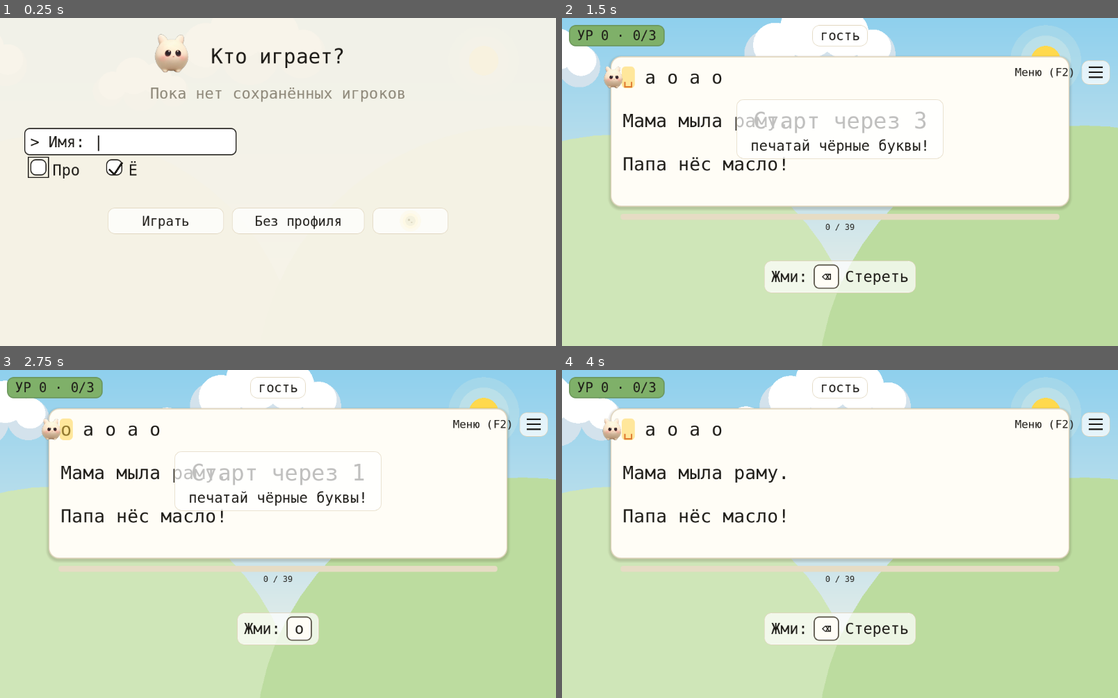
Above: before the commit, frames 1-4 (two rows, left to right).
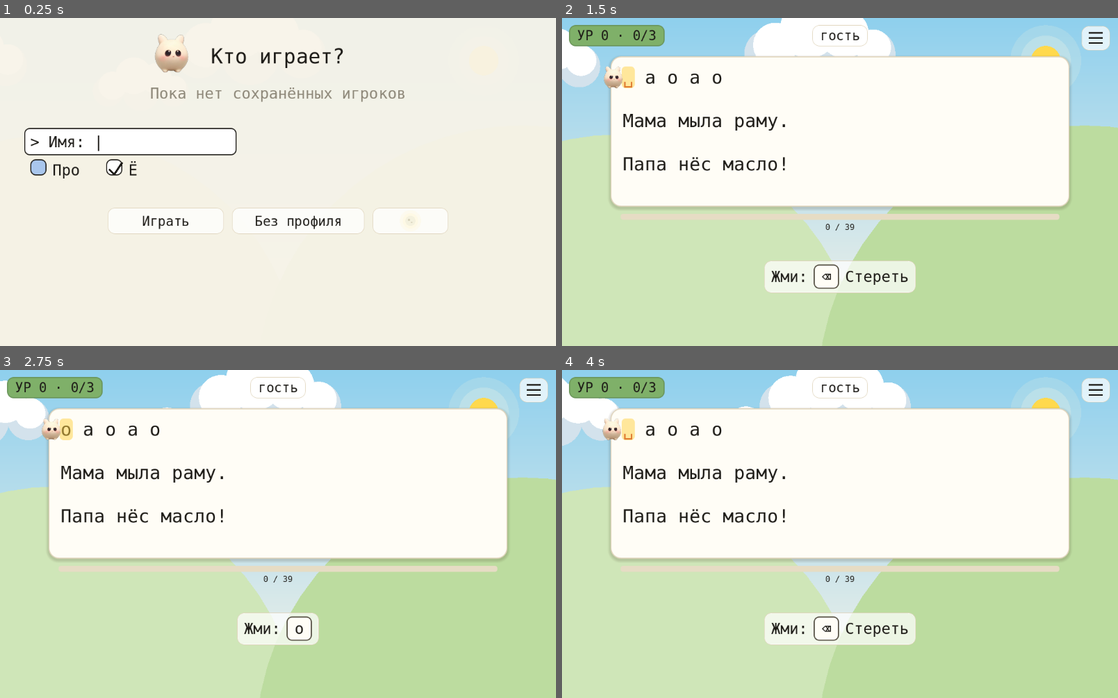
Above: after the commit, the same moments.

Repository: NikitaShubin/ModernBabyType
Game: Godot game, scene res://scenes/main.tscn
The game is run twice, just before and just after one commit, with the same random seed, the same clock (stepped at 60 frames per second) and the same inputs.
Inputs (mouse positions are in pixels of both pictures, inside the frame that each line leads up to):
- Up to frame 1 (0.25 s): no input
- Up to frame 2 (1.5 s): tap Enter at 0.5, 0.6 s; move the mouse to (962, 165) at 0.52 s; hold Right 0.53-1.28 s; click (962, 165) at 0.67 s; tap Space at 0.77, 1.07 s; move the mouse to (728, 198) at 1.27 s; hold Down from 1.28 s (still down); tap Keypad Enter at 1.35 s; click (728, 198) at 1.42 s
- Up to frame 3 (2.75 s): tap Space at 1.52, 1.82 s; move the mouse to (333, 461) at 2.02 s; release Down at 2.03 s; hold Right from 2.03 s (still down); tap Backspace at 2.1 s; click (333, 461) at 2.17 s
- Up to frame 4 (4 s): move the mouse to (812, 599) at 2.77 s; release Right at 2.78 s; hold Up 2.78-3.53 s; tap N at 2.85 s; click (812, 599) at 2.92 s; tap Space at 3.02, 3.32, 3.77 s; move the mouse to (1006, 583) at 3.52 s; hold Left from 3.53 s (still down); tap L at 3.6 s; click (1006, 583) at 3.67 s

The runs differ from the first frame. In frame 1, 0.2% of the frame differs, in the area x 5-9%, y 42-49%; in frame 2, 1.9%, in the area x 31-99%, y 2-44%; in frame 3, 1.9%; in frame 4, 0.8%.

Commit message:
Правки автора 3: HUD только дебаг, дальше по тапу/клавише, звёзды полые с подсказками, Ё, ⌨ не на десктопе, заливка галки, ховер Меню

Diff:
--- a/game/scripts/main.gd
+++ b/game/scripts/main.gd
@@ -456,6 +456,7 @@
 		add_child(menu)
 	menu.visible = true
 	menu_open = true
+	_players_hover = false
 	_set_play_ui(false)
 	# Свежая высота клавиатуры — в меню сразу, не дожидаясь релэяута.
 	menu.set("kb_h", kb_h)
@@ -552,9 +553,13 @@
 	# Геометрия модалки — в _layout_text_lines (каждый кадр): позиция
 	# зависит от скролла. Здесь только кнопки и панели.
 	hud_label.size = Vector2(view_w - margin * 2.0, 70.0 * k)
-	# Кнопки тач-интерфейса: справа вверху, друг под другом.
+	# Кнопки тач-интерфейса: справа вверху, друг под другом. На десктопе
+	# кнопки ⌨ нет, и ≡ едет в освободившийся верхний угол.
 	_kb_rect = Rect2(view_w - 72.0 * k, 16.0 * k, 56.0 * k, 56.0 * k)
-	_players_rect = Rect2(view_w - 72.0 * k, 84.0 * k, 56.0 * k, 48.0 * k)
+	if _is_desktop():
+		_players_rect = Rect2(view_w - 72.0 * k, 16.0 * k, 56.0 * k, 48.0 * k)
+	else:
+		_players_rect = Rect2(view_w - 72.0 * k, 84.0 * k, 56.0 * k, 48.0 * k)
 	_layout_card()
 	_layout_pills()
 	_layout_overlay_panel()
@@ -1509,36 +1514,6 @@
 		x += w + gap
 
 
-## Обратный отсчёт старта — крупно по центру карточки. Раньше жил
-## в табло, которого больше нет: три секунды висит, потом исчезает.
-func _draw_countdown() -> void:
-	if state != "playing" or grace_t <= 0.0:
-		return
-	var fs := int(44.0 * k)
-	var t := "Старт через %d" % int(ceil(grace_t))
-	var tw := mono.get_string_size(t, HORIZONTAL_ALIGNMENT_LEFT, -1.0, fs).x
-	var c := card_p.get_rect().get_center()
-	draw_string(
-		mono, Vector2(c.x - tw * 0.5, c.y - 6.0 * k),
-		t, HORIZONTAL_ALIGNMENT_LEFT, -1.0, fs, _ui_ink()
-	)
-	var fs2 := int(28.0 * k)
-	var sub := "печатай %s буквы!" % ("светлые" if night else "чёрные")
-	var sw := mono.get_string_size(sub, HORIZONTAL_ALIGNMENT_LEFT, -1.0, fs2).x
-	# Подложка-пилюля: без неё крупные буквы ложатся прямо на текст
-	# уровня и строка не читается.
-	var bw := maxf(tw, sw) + 56.0 * k
-	var bh := 44.0 * k + 12.0 * k + 34.0 * k + 28.0 * k
-	draw_style_box(
-		pill_sb,
-		Rect2(c.x - bw * 0.5, c.y - 6.0 * k - 44.0 * k - 14.0 * k, bw, bh)
-	)
-	draw_string(
-		mono, Vector2(c.x - sw * 0.5, c.y + 38.0 * k),
-		sub, HORIZONTAL_ALIGNMENT_LEFT, -1.0, fs2, _ui_ink()
-	)
-
-
 ## Ширина, доступная строке табло: от поля до поля.
 func _hud_avail() -> float:
 	return view_w - margin * 2.0
@@ -1721,7 +1696,6 @@
 	_draw_progress()
 	_draw_cursor_marker()
 	_draw_hint()
-	_draw_countdown()
 	_draw_star_tip()
 	_draw_enemy()
 	# Героя рисуем всегда: на проигрыше у него шок на лице (укололи),
@@ -1739,15 +1713,23 @@
 
 ## Десктоп — там, где нет системной клавиатуры (нет и клавиши F2
 ## на экране, зато есть физическая). Кнопка игроков там подписана.
+## _force_touch включает мобильную раскладку принудительно — для
+## headless-тестов веток с клавиатурой (там фичи нет никогда).
+var _force_touch := false
 func _is_desktop() -> bool:
-	return not DisplayServer.has_feature(DisplayServer.FEATURE_VIRTUAL_KEYBOARD)
+	return not _force_touch and not DisplayServer.has_feature(DisplayServer.FEATURE_VIRTUAL_KEYBOARD)
 
 
 ## Подсказка кнопки игроков: на десктопе словами «Меню (F2)»
 ## (физическая клавиша есть), на телефоне пусто — там значок ≡
-## без слов, клавиши F2 нет.
+## без слов, клавиши F2 нет. Показываем только по наведению мыши,
+## а не постоянно: сбоку от кнопки она лезла на луну и не читалась.
 func _players_hint() -> String:
 	return "Меню (F2)" if _is_desktop() else ""
+
+
+## Мышь наведена на кнопку игроков: подсказка видна, пока наведена.
+var _players_hover := false
 
 
 ## Кнопки тач-интерфейса: ⌨ — вызвать системную клавиатуру, ≡ — игроки.
@@ -1775,7 +1757,7 @@
 			_ui_ink(), 3.0 * k
 		)
 	var ph := _players_hint()
-	if ph != "":
+	if ph != "" and _players_hover:
 		var pfs := int(22.0 * k)
 		var ptw := mono.get_string_size(
 			ph, HORIZONTAL_ALIGNMENT_LEFT, -1.0, pfs
@@ -1808,6 +1790,15 @@
 				tip = i + 1
 		if tip != _star_tip:
 			_star_tip = tip
+			queue_redraw()
+		return
+	# Наведение на кнопку игроков (десктоп): подсказка «Меню (F2)»
+	# видна, пока мышь на кнопке. Пальцем наведения нет — там и клавиши
+	# F2 нет, подсказка не нужна.
+	if event is InputEventMouseMotion and _is_desktop() and not menu_open:
+		var hov := _players_rect.has_point((event as InputEventMouseMotion).position)
+		if hov != _players_hover:
+			_players_hover = hov
 			queue_redraw()
 		return
 	var has_pos := false
@@ -1867,12 +1858,14 @@
 ## Кнопка ⌨: показать системную клавиатуру прямо сейчас, не дожидаясь
 ## смены состояния (ей и так положено быть видимой — исчезла системно).
 func _kb_summon() -> void:
+	# Ручной флаг — до платформенного гейта: намерение вызвано, даже
+	# если показать нечем (десктоп/headless). Дальше решает платформа.
+	_kb_manual = true
 	if not DisplayServer.has_feature(DisplayServer.FEATURE_VIRTUAL_KEYBOARD):
 		return
-	# Ручной флаг: иначе _sync_keyboard на следующем кадре решит,
-	# что клавиатура не нужна (в альбоме _kb_want=false), и спрячет
+	# Без флага _sync_keyboard на следующем кадре решил бы,
+	# что клавиатура не нужна (в альбоме _kb_want=false), и спрятал
 	# только что показанную.
-	_kb_manual = true
 	_kb_request_t = time
 	_kb_seen = false
 	_kb_reshown = false
--- a/game/scripts/menu.gd
+++ b/game/scripts/menu.gd
@@ -71,6 +71,8 @@
 var row_sb: StyleBoxFlat
 var row_idle_sb: StyleBoxFlat
 var box_sb: StyleBoxFlat
+## Бокс выбранной стрелками галки: залит цветом вместо рамки.
+var selbox_sb: StyleBoxFlat
 var hint_sb: StyleBoxFlat
 ## Ночь (S.resolve_night: ручной выбор или система). Краски берутся
 ## из хелперов _ink/_uitext/_dim, панели мутируют в _apply_night.
@@ -87,6 +89,7 @@
 	row_sb = _panel_sb(Color("#f0d98a"), 12.0)
 	row_idle_sb = _panel_sb(Color(1, 1, 1, 0.45), 12.0)
 	box_sb = _panel_sb(Color("#ffffff"), 10.0, INK, 2.0, false)
+	selbox_sb = _panel_sb(Color("#a9c6ec"), 10.0, INK, 2.0, false)
 	hint_sb = _panel_sb(Color(1, 1, 1, 0.72), 14.0, Color("#e0d5bd"), 1.5, false)
 	_meadow = Meadow.new()
 	add_child(_meadow)
@@ -705,12 +708,16 @@
 		row_idle_sb.bg_color = Color(0.10, 0.12, 0.20, 0.60)
 		box_sb.bg_color = Color("#232c44")
 		box_sb.border_color = Color("#8b93a8")
+		selbox_sb.bg_color = Color("#3d5a8f")
+		selbox_sb.border_color = Color("#8b93a8")
 		hint_sb.bg_color = Color(0.10, 0.12, 0.20, 0.80)
 		hint_sb.border_color = Color("#3a4a6b")
 	else:
 		row_idle_sb.bg_color = Color(1, 1, 1, 0.45)
 		box_sb.bg_color = Color("#ffffff")
 		box_sb.border_color = INK
+		selbox_sb.bg_color = Color("#a9c6ec")
+		selbox_sb.border_color = INK
 		hint_sb.bg_color = Color(1, 1, 1, 0.72)
 		hint_sb.border_color = Color("#e0d5bd")
 	if _meadow != null:
@@ -885,8 +892,18 @@
 		# (tcol) на выбранной строке тёмный всегда — ночью галочка
 		# тонула в тёмном боксе, стоило навести выделение.
 		var chk_col := Color("#f2ede0") if night else INK
+		# Выбранная стрелками галка залита своим боксом (selbox_sb),
+		# заголовок колонки подсвечен выше. Рамки было не видно
+		# в длинном списке.
+		var pro_box := box_sb
+		var yo_box := box_sb
+		if i == sel:
+			if sel_col == 0:
+				pro_box = selbox_sb
+			else:
+				yo_box = selbox_sb
 		var pcx := (cols[3] + cols[4]) * 0.5
-		draw_style_box(box_sb, Rect2(pcx - 16.0 * k, row_y - 32.0 * k, 32.0 * k, 32.0 * k))
+		draw_style_box(pro_box, Rect2(pcx - 16.0 * k, row_y - 32.0 * k, 32.0 * k, 32.0 * k))
 		if bool(S.load_profile(users[i]).get("all_keys", false)):
 			draw_line(
 				Vector2(pcx - 10.0 * k, row_y - 12.0 * k),
@@ -900,7 +917,7 @@
 			)
 		# Галочка «Ё» по центру своей колонки: тот же бокс, тот же цвет.
 		var ycx := (cols[4] + cols[5]) * 0.5
-		draw_style_box(box_sb, Rect2(ycx - 16.0 * k, row_y - 32.0 * k, 32.0 * k, 32.0 * k))
+		draw_style_box(yo_box, Rect2(ycx - 16.0 * k, row_y - 32.0 * k, 32.0 * k, 32.0 * k))
 		if bool(S.load_profile(users[i]).get("yo_strict", true)):
 			draw_line(
 				Vector2(ycx - 10.0 * k, row_y - 12.0 * k),
@@ -914,14 +931,6 @@
 			)
 		# Крестик удаления по центру своей колонки.
 		var dcx := (cols[5] + cols[6]) * 0.5
-		# Выбранная стрелками галка подсвечена рамкой прямо на боксе:
-		# заголовка в длинном списке глазами не проследить.
-		if i == sel:
-			var scx := pcx if sel_col == 0 else ycx
-			draw_rect(
-				Rect2(scx - 20.0 * k, row_y - 36.0 * k, 40.0 * k, 40.0 * k),
-				_ink(), false, 2.5 * k
-			)
 		var dtxt := "✕"
 		var dw := _text_size(dtxt, FONT_ROW)
 		_text(dtxt, Vector2(dcx - dw.x * 0.5, row_y), FONT_ROW, _danger())
@@ -933,7 +942,8 @@
 	if users.is_empty():
 		var cy := _check_line_y()
 		var ychk_col := Color("#f2ede0") if night else INK
-		draw_style_box(box_sb, Rect2(60.0 * k, cy - 32.0 * k, 32.0 * k, 32.0 * k))
+		var pro_box0 := selbox_sb if sel_col == 0 else box_sb
+		draw_style_box(pro_box0, Rect2(60.0 * k, cy - 32.0 * k, 32.0 * k, 32.0 * k))
 		if _check_on():
 			draw_line(
 				Vector2(66.0 * k, cy - 12.0 * k), Vector2(76.0 * k, cy - 2.0 * k),
@@ -944,10 +954,9 @@
 				ychk_col, 4.0 * k
 			)
 		_text("Про", Vector2(104.0 * k, cy), FONT_ROW, _ink())
-		if sel_col == 0:
-			draw_rect(Rect2(56.0 * k, cy - 36.0 * k, 40.0 * k, 40.0 * k), _ink(), false, 2.0 * k)
 		var yob := 210.0 * k
-		draw_style_box(box_sb, Rect2(yob, cy - 32.0 * k, 32.0 * k, 32.0 * k))
+		var yo_box0 := selbox_sb if sel_col == 1 else box_sb
+		draw_style_box(yo_box0, Rect2(yob, cy - 32.0 * k, 32.0 * k, 32.0 * k))
 		if input_yo_strict:
 			draw_line(
 				Vector2(yob + 6.0 * k, cy - 12.0 * k), Vector2(yob + 16.0 * k, cy - 2.0 * k),
@@ -958,8 +967,6 @@
 				ychk_col, 4.0 * k
 			)
 		_text("Ё", Vector2(yob + 44.0 * k, cy), FONT_ROW, _ink())
-		if sel_col == 1:
-			draw_rect(Rect2(yob - 4.0 * k, cy - 36.0 * k, 40.0 * k, 40.0 * k), _ink(), false, 2.0 * k)
 	# Поле ввода нового имени. Рамка — только когда активно, а тыкается
 	# всегда: тап включает ввод, как Tab.
 	var field_txt := _field_text()
--- a/game/tests/logic_test.gd
+++ b/game/tests/logic_test.gd
@@ -699,13 +699,20 @@
 		_main.cursor_line == 0 and _main.cursor_pos == 0,
 		"new level starts at the beginning"
 	)
-	# На десктопе кнопка ⌨ спрятана: тап по её месту идёт дальше,
-	# а не вызывает клавиатуру.
+	# На десктопе кнопки ⌨ нет и тап по её месту — это тап по ≡:
+	# угол принадлежит одной кнопке. Мобильная ветка ниже — только
+	# с _force_touch (в headless иначе не проверить).
 	_main._finish(true)
 	_check(_main.state == "won", "setup: level won again")
+	_main._force_touch = true
+	_main._relayout()
 	_main.call("_input", _tap(_main._kb_rect.get_center()))
-	_check(_main.state == "playing", "kb tap advances on desktop")
+	_check(_main._kb_manual, "kb tap summons the keyboard on touch layouts")
+	_check(_main.state == "won", "kb tap does not advance past the modal")
+	_main._force_touch = false
+	_main._relayout()
 	# Полые звёзды: недобранный балл виден (2 из 3).
+	_main._new_level()
 	_main.typed_ok = 94
 	_main.typed_bad = 6
 	_main._finish(true)
@@ -729,6 +736,15 @@
 	_check(_main._plural(0, "ошибка", "ошибки", "ошибок") == "ошибок", "plural zero")
 	_check(_main._is_desktop(), "headless counts as desktop")
 	_check(_main._players_hint() == "Меню (F2)", "desktop hints the menu key")
+	# Подсказка видна только по наведению, а не постоянно.
+	var mmin := InputEventMouseMotion.new()
+	mmin.position = _main._players_rect.get_center()
+	_main.call("_input", mmin)
+	_check(_main._players_hover, "hover arms the menu hint")
+	var mmout := InputEventMouseMotion.new()
+	mmout.position = Vector2.ZERO
+	_main.call("_input", mmout)
+	_check(not _main._players_hover, "hover away hides the menu hint")
 
 	# --- CapsLock и подсказка-«кнопка» (п.6): строгий режим. ---
 	_main.grace_t = 0.0
